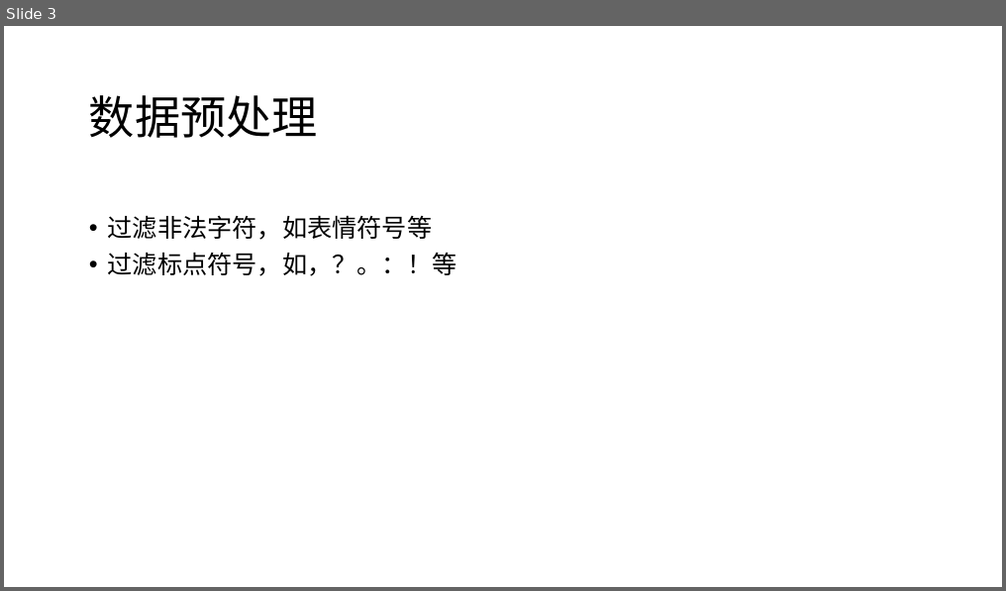
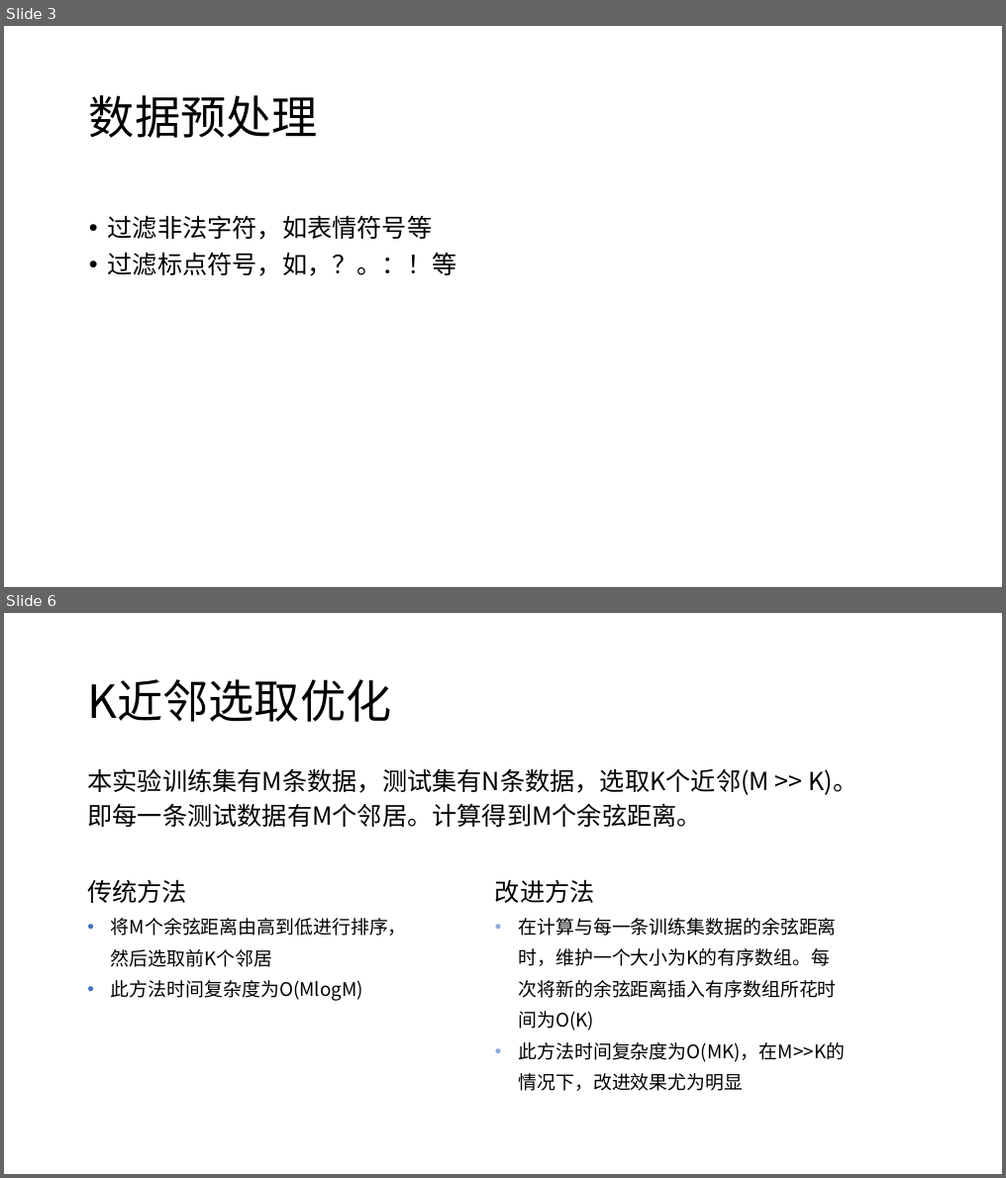
Before and after one commit to TransformersWsz/knn_csa, a slide deck: KNN中文情感分类.pptx. Shown one above the other, each under a label of ours: slide 3 before the commit, slides 3 and 6 after it; the slides between them are not shown. The pictures are 1006x591 and 1006x1178 pixels, drawn with LibreOffice and Linux fonts; fonts in the diff are those of the drawing. Boxes give left, top, right and bottom in pixels: in the first picture for what was removed or moved away, otherwise in the second. Text is boxed around its words. In the diff, an @@ line names an element or a change of style, - is before the commit and + after.

Commit message:
优化knn

```diff
--- a/KNN中文情感分类.pptx
+++ b/KNN中文情感分类.pptx
@@ slide 6 added at <box>4,613,1002,1174</box>, background #FFFFFF @@
@@ title added at <box>87,679,391,722</box>, 44 pt, text #000000 @@
+K近邻选取优化
@@ text added at <box>87,768,857,827</box>, 24 pt, text #000000 @@
+本实验训练集有M条数据，测试集有N条数据，选取K个近邻(M >> K)。即每一条测试数据有M个邻居。计算得到M个余弦距离。
@@ text added at <box>87,879,407,1001</box>, 18 pt, text #000000 @@
+传统方法
+• 将M个余弦距离由高到低进行排序，然后选取前K个邻居
+• 此方法时间复杂度为O(MlogM)
@@ text added at <box>495,879,846,1091</box>, 18 pt, text #000000 @@
+改进方法
+• 在计算与每一条训练集数据的余弦距离时，维护一个大小为K的有序数组。每次将新的余弦距离插入有序数组所花时间为O(K)
+• 此方法时间复杂度为O(MK)，在M>>K的情况下，改进效果尤为明显
```
Also in this commit, not shown: 1 slide changed, 3 other slides added, 4 other files.
